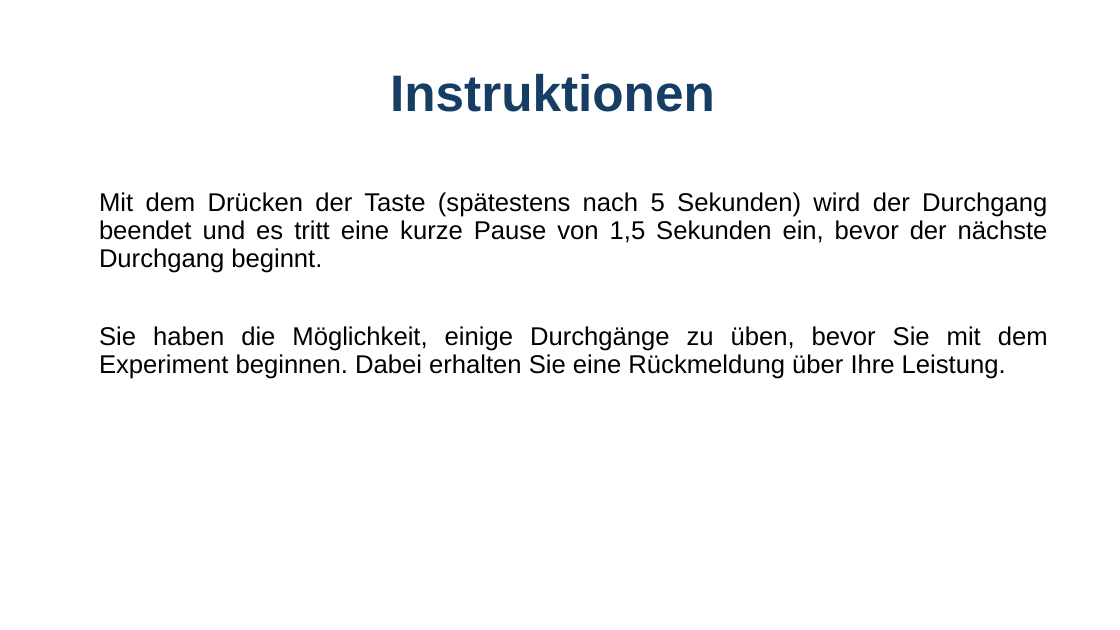
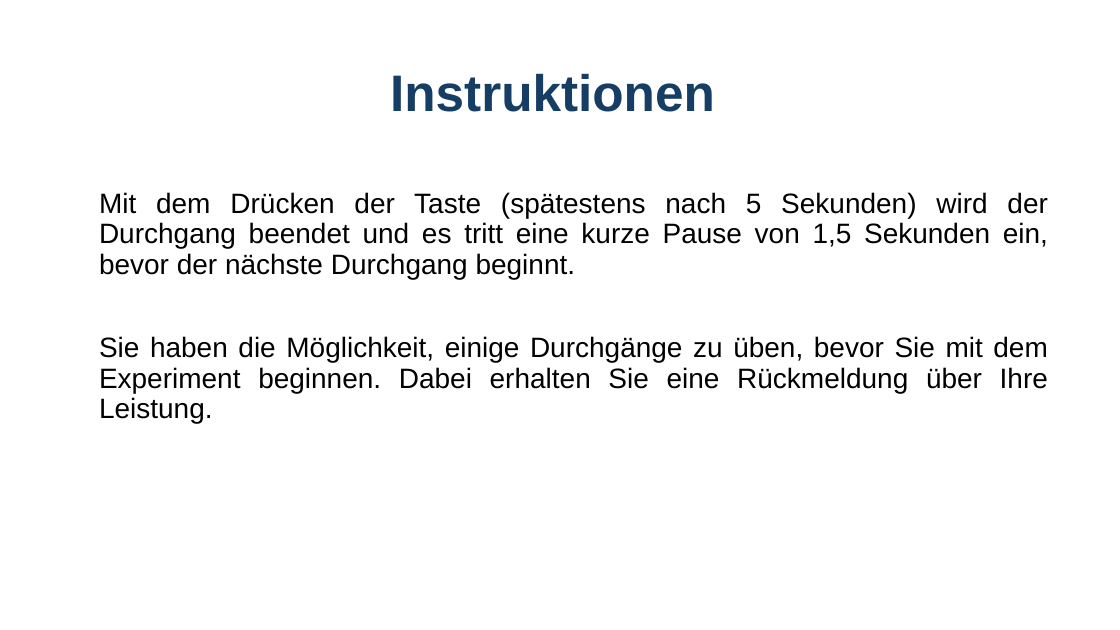
Before and after one commit to GidonFrischkorn/Ambizione-IndividualDifferencesStudy, a slide deck: slide 3 of tasks/number_judgement/assets/instructions_digit.pptx. Drawn at 1120x630 pixels with LibreOffice and Linux fonts; fonts in the diff are those of the drawing. Boxes give left, top, right and bottom in pixels: in the first picture for what was removed or moved away, otherwise in the second. Text is boxed around its words. In the diff, an @@ line names an element or a change of style, - is before the commit and + after.

```diff
--- a/tasks/number_judgement/assets/instructions_digit.pptx
+++ b/tasks/number_judgement/assets/instructions_digit.pptx
@@ text "Mit dem Drücken der Taste ..." at <box>99,192,1048,423</box>: size 22 to 24 pt @@
```
Also in this commit, not shown: 2 other slides changed, 4 other files.
